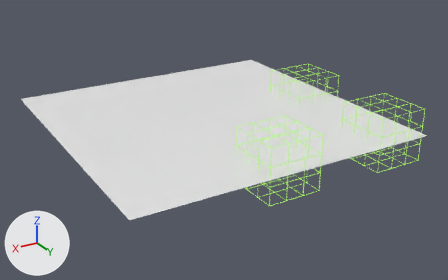
A saved change to the Blender file assets/scenes/level_select.blend.
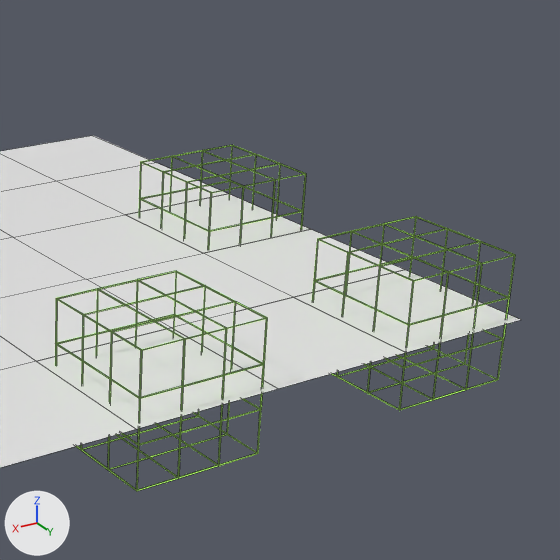
Each version appears first whole from a camera (50 mm lens) standing at (9.63, 17.06, 7.51) and looking at (-0.28, 0.54, -0.74), and next in a close-up on the part from 48% to 99% of the width and 1% to 84% of the height. Arrows for +X, +Y and +Z are at lower left; the lights stay in place. The close-ups show mesh edges as thin lines.

In view in the first close-up: 'Plane', 'intro', 'repair_generator', 'repair_well'.
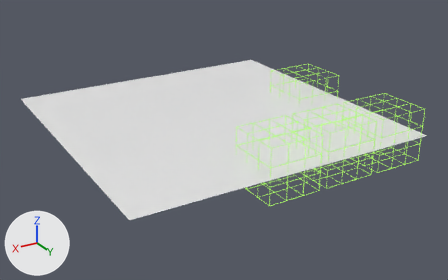
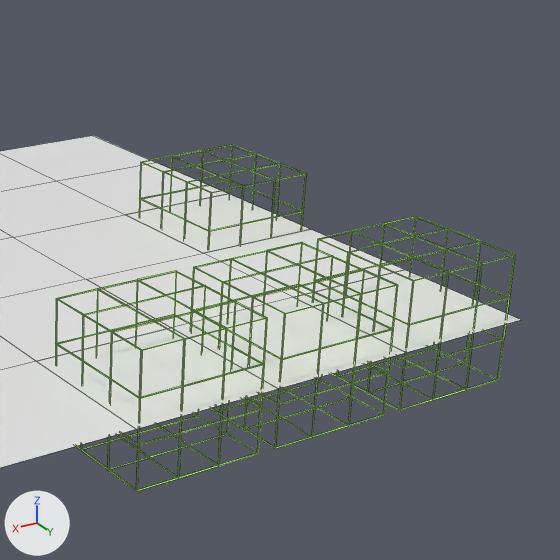
The change in detail:
Object 'gen_parts' (ob_gen_parts) is new; it shows me_cube.
Its location is (-2.0, 4.0, 0.0).
Its scale is (0.868, 0.868, 0.868).

Changed parts and their boxes (x1, y1, x2, y2) in the close-ups (560 x 560 px):
'gen_parts', added (green)
    after: (190, 242, 398, 449)
